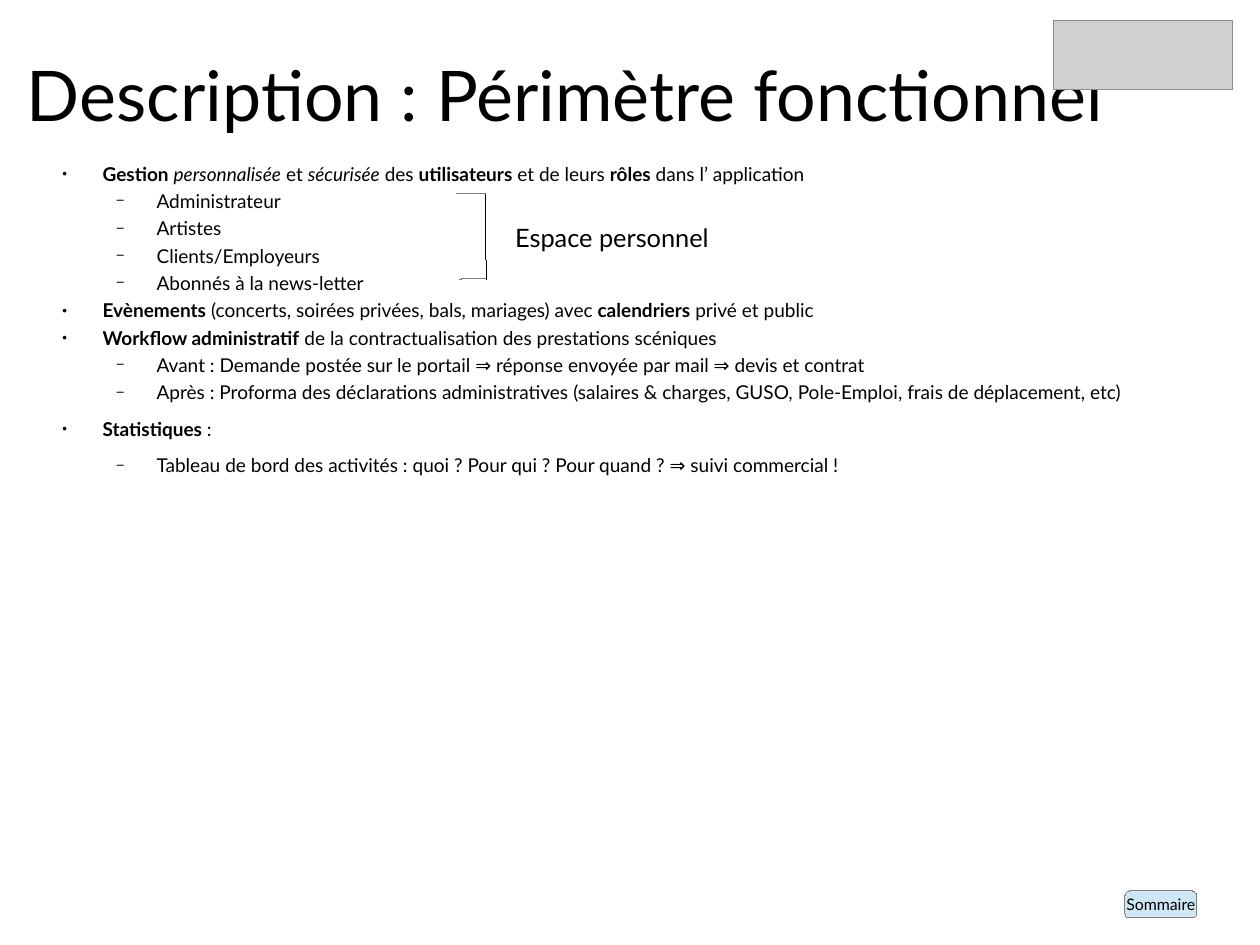
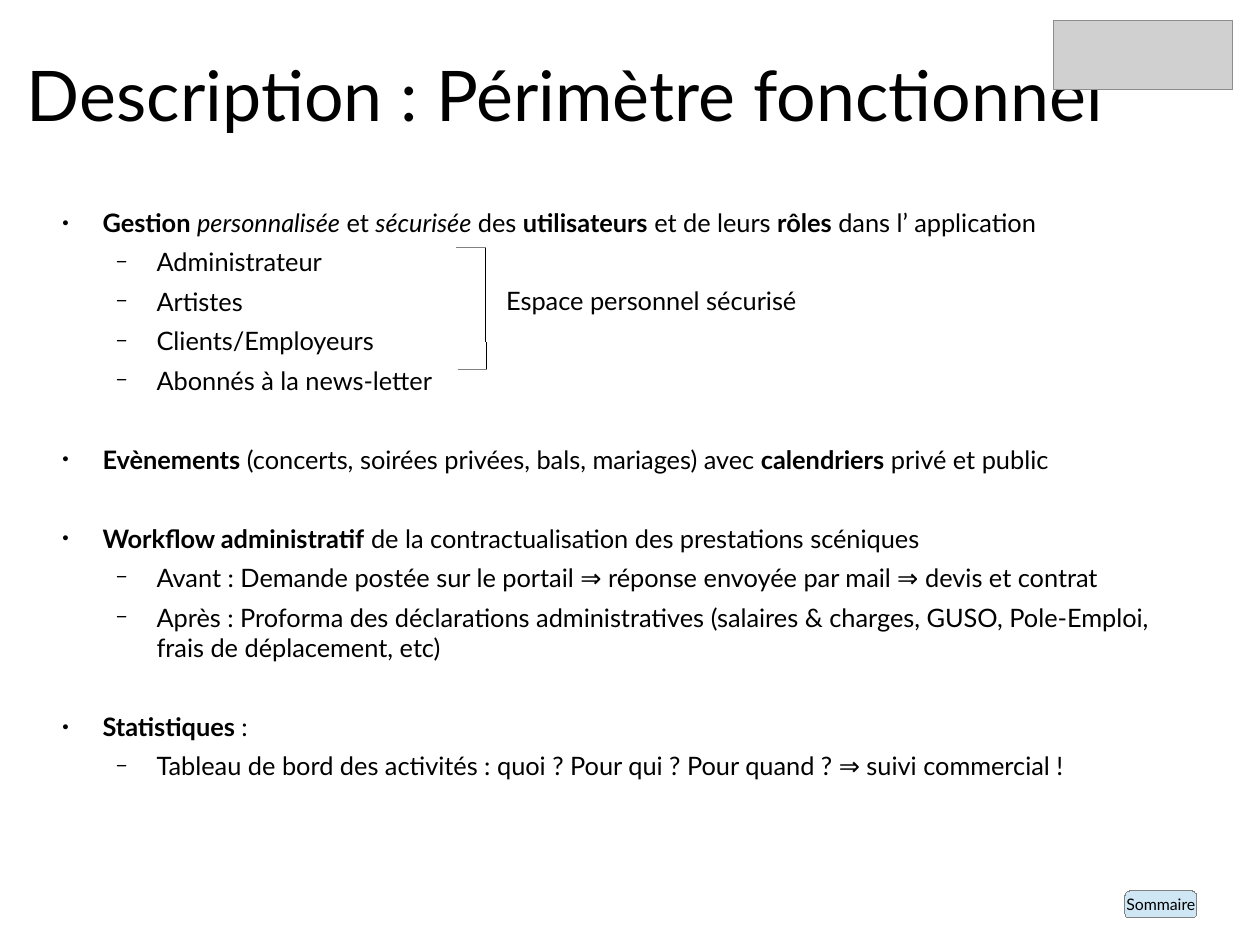
Before and after one commit to olivierroulet/BigBandConcept, a slide deck: slide 3 of MayBe/PresentationPowerPoint_Projet_BigBand_v7c.mini.odp. Drawn at 1260x945 pixels with LibreOffice and Linux fonts; fonts in the diff are those of the drawing; grey boxes stand for pictures. Boxes give left, top, right and bottom in pixels: in the first picture for what was removed or moved away, otherwise in the second. Text is boxed around its words. In the diff, an @@ line names an element or a change of style, - is before the commit and + after.

```diff
--- a/MayBe/PresentationPowerPoint_Projet_BigBand_v7c.mini.odp
+++ b/MayBe/PresentationPowerPoint_Projet_BigBand_v7c.mini.odp
@@ text "Gestion personnalisée et sécurisée des ...": place and size @@
-text "Gestion personnalisée et sécurisée des ..." at box(103, 166, 1121, 476)
+text "Gestion personnalisée et sécurisée des ..." at box(103, 212, 1148, 780)
@@ text "Gestion personnalisée et sécurisée des ..." at box(103, 212, 1148, 780): size 12 to 16 pt; more space between paragraphs; less space between paragraphs @@
@@ elbow line moved from (486, 279) - (460, 279) to (486, 247) - (457, 248) @@
@@ line moved from (486, 193) - (486, 279) to (486, 248) - (486, 369) @@
@@ text at box(506, 291, 796, 314): text changed @@
-Espace personnel
+Espace personnel sécurisé
@@ elbow line moved from (486, 193) - (457, 193) to (486, 369) - (458, 369) @@
```
Also in this commit, not shown: 1 other slide changed.
